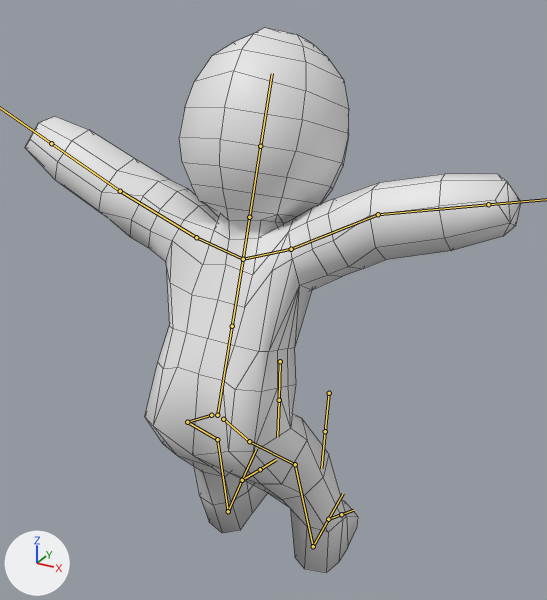
Two versions of the FBX model Assets/Resources/Animations/allActions.fbx, one commit apart.
One viewpoint serves both versions: a 50 mm camera at (5.38, -5.73, 10.12) aimed at (0.18, 3.73, 5.39). Arrows for +X, +Y and +Z are at lower left; the lights stay in place. Both versions are drawn at frame 56 of the action 'Armature|fall'; the numbers are the values there. The bones that bend it are drawn over the model as lines. Mesh edges are drawn as thin lines.

The first picture shows 'Body'.
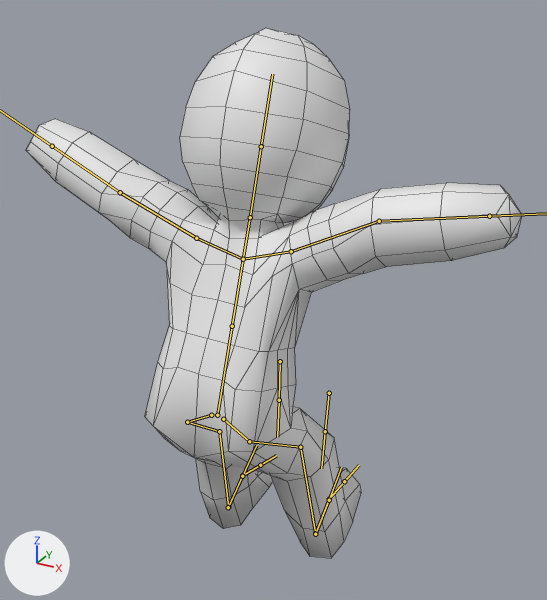
Commit message: fix looping for fall

Boxes [x1, y1, x2, y2] around the edits, measured in the pictures (547 x 600 px):
'Body', posed
    before: [25, 28, 521, 572]
    after: [26, 28, 522, 558]
bone 'shoulderBone.L', root to tip
    before: (243, 259) to (196, 237)
    after: (243, 259) to (196, 238)
bone 'shoulderBone.R', root to tip
    before: (243, 259) to (291, 249)
    after: (243, 259) to (291, 251)
bone 'thighBone.L', root to tip
    before: (187, 422) to (217, 439)
    after: (187, 422) to (219, 431)
bone 'shinBone.L', root to tip
    before: (217, 439) to (228, 511)
    after: (219, 431) to (228, 507)
bone 'footBone.L', root to tip
    before: (228, 511) to (242, 480)
    after: (228, 507) to (242, 475)
bone 'legIK.L', root to tip
    before: (228, 511) to (242, 480)
    after: (228, 507) to (242, 476)
bone 'thighBone.R', root to tip
    before: (249, 441) to (295, 464)
    after: (249, 441) to (300, 447)
bone 'shinBone.R', root to tip
    before: (295, 464) to (313, 546)
    after: (300, 447) to (315, 533)
bone 'footBone.R', root to tip
    before: (313, 546) to (328, 519)
    after: (315, 533) to (329, 499)
bone 'legIK.R', root to tip
    before: (313, 546) to (328, 519)
    after: (315, 534) to (329, 500)

Diff of the bpy script that builds the scene:
```diff
--- a/Assets/Resources/Animations/allActions.fbx.py
+++ b/Assets/Resources/Animations/allActions.fbx.py
@@ bone_shoulderbone_l @@
 bone_shoulderbone_l = bpy.data.objects['Armature'].pose.bones['shoulderBone.L']  # child of 'upperSpineBone'
-bone_shoulderbone_l.rotation_quaternion = (0.978, -0.083, -0.135, 0.132)  # degrees (-12, -14, 17)
+bone_shoulderbone_l.rotation_quaternion = (0.98, -0.08, -0.13, 0.126)  # degrees (-11, -14, 16)
@@ bone_shoulderbone_r @@
 bone_shoulderbone_r = bpy.data.objects['Armature'].pose.bones['shoulderBone.R']  # child of 'upperSpineBone'
-bone_shoulderbone_r.rotation_quaternion = (0.956, -0.049, -0.238, -0.167)  # degrees (-1, -28, -20)
+bone_shoulderbone_r.rotation_quaternion = (0.965, -0.044, -0.213, -0.148)  # degrees (-1, -25, -17)
@@ bone_thighbone_l @@
 bone_thighbone_l = bpy.data.objects['Armature'].pose.bones['thighBone.L']  # child of 'hipBone.L'
-bone_thighbone_l.rotation_quaternion = (0.917, -0.077, 0.04, 0.389)  # degrees (-6, 8, 46)
+bone_thighbone_l.rotation_quaternion = (0.897, -0.083, 0.041, 0.433)  # degrees (-7, 8, 51)
@@ bone_shinbone_l @@
 bone_shinbone_l = bpy.data.objects['Armature'].pose.bones['shinBone.L']  # child of 'thighBone.L'
-bone_shinbone_l.rotation_quaternion = (0.97, 0.051, 0.0, -0.236)  # degrees (6, 1, -27)
+bone_shinbone_l.rotation_quaternion = (0.952, 0.064, 0.0, -0.298)  # degrees (7, 2, -35)
@@ bone_footbone_l @@
 bone_footbone_l = bpy.data.objects['Armature'].pose.bones['footBone.L']  # child of 'shinBone.L'
-bone_footbone_l.rotation_quaternion = (0.998, -0.053, -0.02, -0.01)  # degrees (-6, -2, -1)
+bone_footbone_l.rotation_quaternion = (0.998, -0.053, -0.018, 0.007)  # degrees (-6, -2, 1)
@@ bone_legik_l @@
 bone_legik_l = bpy.data.objects['Armature'].pose.bones['legIK.L']
-bone_legik_l.location = (0.59, 3.98, -0.3)
+bone_legik_l.location = (0.52, 4.02, -0.3)
@@ bone_thighbone_r @@
 bone_thighbone_r = bpy.data.objects['Armature'].pose.bones['thighBone.R']  # child of 'hipBone.R'
-bone_thighbone_r.rotation_quaternion = (0.917, -0.1, -0.024, -0.386)  # degrees (-10, -7, -45)
+bone_thighbone_r.rotation_quaternion = (0.871, -0.115, -0.031, -0.477)  # degrees (-10, -9, -57)
@@ bone_shinbone_r @@
 bone_shinbone_r = bpy.data.objects['Armature'].pose.bones['shinBone.R']  # child of 'thighBone.R'
-bone_shinbone_r.rotation_quaternion = (0.967, 0.054, 0.0, 0.249)  # degrees (6, -2, 29)
+bone_shinbone_r.rotation_quaternion = (0.928, 0.079, 0.0, 0.365)  # degrees (8, -3, 43)
@@ bone_footbone_r @@
 bone_footbone_r = bpy.data.objects['Armature'].pose.bones['footBone.R']  # child of 'shinBone.R'
-bone_footbone_r.rotation_quaternion = (0.982, -0.032, 0.052, 0.181)  # degrees (-2, 7, 21)
+bone_footbone_r.rotation_quaternion = (0.997, -0.043, 0.041, -0.039)  # degrees (-5, 4, -5)
@@ bone_legik_r @@
 bone_legik_r = bpy.data.objects['Armature'].pose.bones['legIK.R']
-bone_legik_r.location = (-0.57, 3.91, -0.45)
-bone_legik_r.rotation_quaternion = (0.999, 0.0, 0.0, 0.039)  # degrees (0, 0, 4)
+bone_legik_r.location = (-0.4, 4.06, -0.45)
+bone_legik_r.rotation_quaternion = (0.987, 0.0, 0.0, -0.16)  # degrees (0, 0, -18)
```
